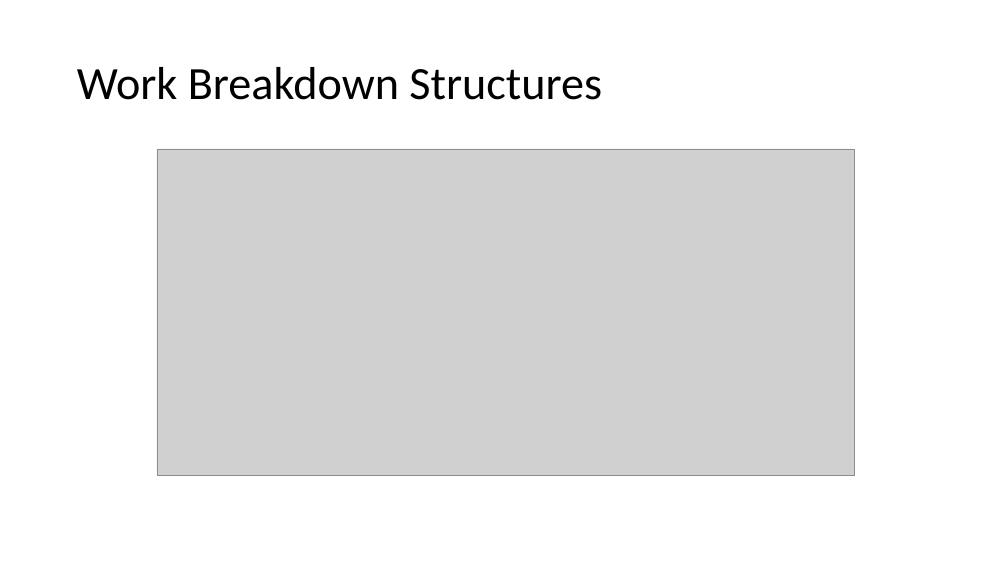
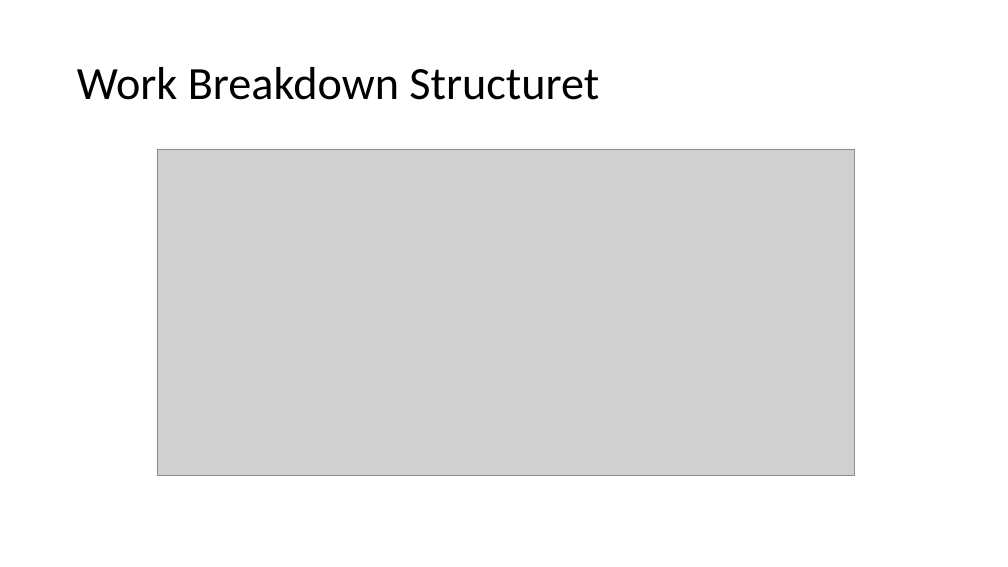
Before and after one commit to anggaraga1408/PPL4611, a slide deck: slide 5 of Aplikasi Catalog Board Game.pptx. Drawn at 1008x567 pixels with LibreOffice and Linux fonts; fonts in the diff are those of the drawing; grey boxes stand for pictures. Boxes give left, top, right and bottom in pixels: in the first picture for what was removed or moved away, otherwise in the second. Text is boxed around its words. In the diff, an @@ line names an element or a change of style, - is before the commit and + after.

```diff
--- a/Aplikasi Catalog Board Game.pptx
+++ b/Aplikasi Catalog Board Game.pptx
@@ title at (x1=77, y1=67, x2=599, y2=100): text changed @@
-Work Breakdown Structures
+Work Breakdown Structuret
```
